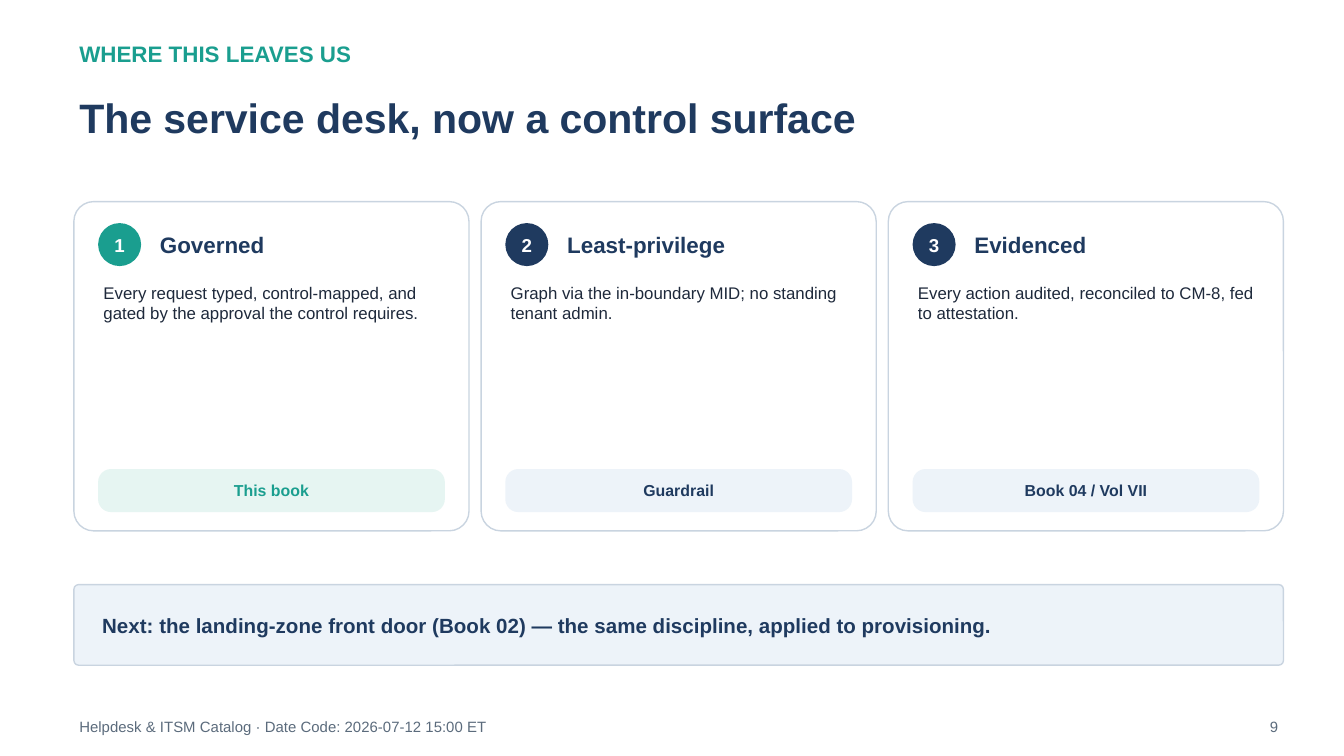
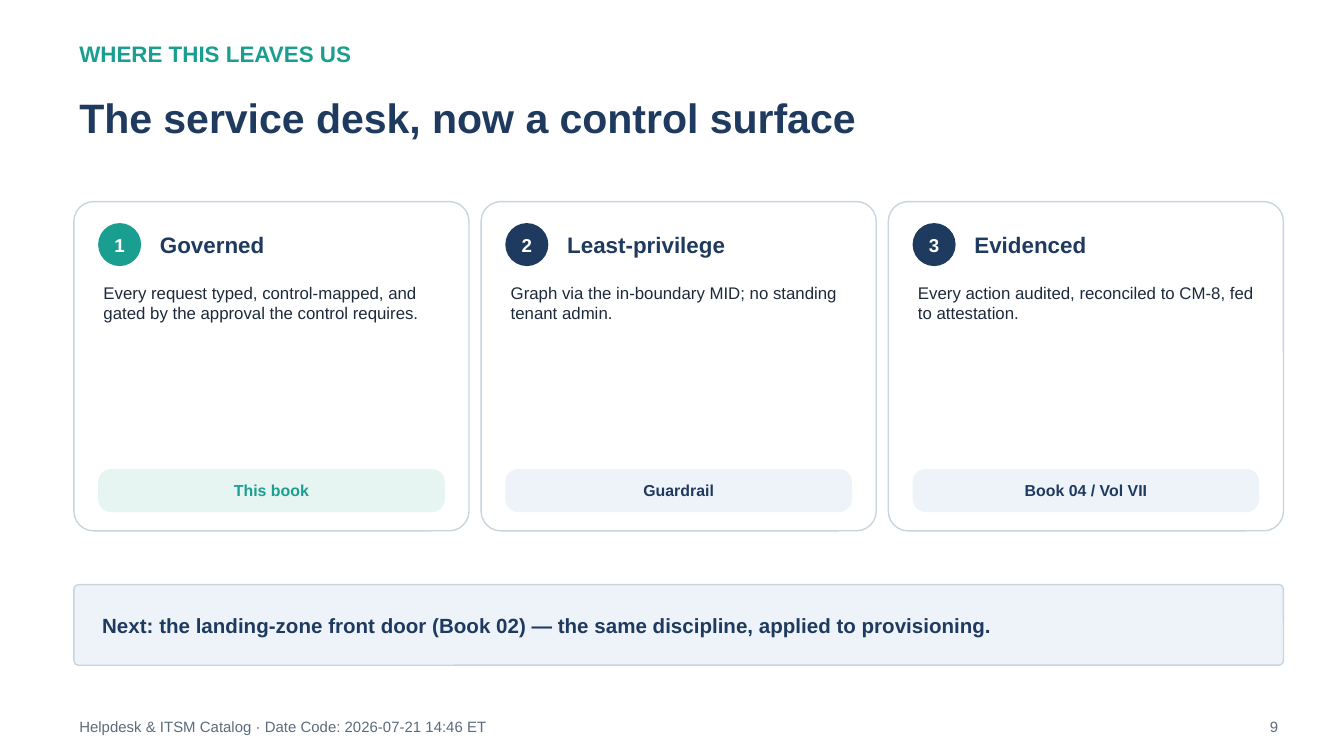
Before and after one commit to WhalerMike/uiao, a slide deck: slide 9 of docs/customer-documents/orgcomp-series/Vol_IX_Book_01_OrgComp_Helpdesk_ITSM_Catalog.pptx. Drawn at 1344x756 pixels with LibreOffice and Linux fonts; fonts in the diff are those of the drawing. Boxes give left, top, right and bottom in pixels: in the first picture for what was removed or moved away, otherwise in the second. Text is boxed around its words. In the diff, an @@ line names an element or a change of style, - is before the commit and + after.

```diff
--- a/docs/customer-documents/orgcomp-series/Vol_IX_Book_01_OrgComp_Helpdesk_ITSM_Catalog.pptx
+++ b/docs/customer-documents/orgcomp-series/Vol_IX_Book_01_OrgComp_Helpdesk_ITSM_Catalog.pptx
@@ text at bbox=[79, 721, 486, 735]: text changed @@
-Helpdesk & ITSM Catalog · Date Code: 2026-07-12 15:00 ET
+Helpdesk & ITSM Catalog · Date Code: 2026-07-21 14:46 ET
```
Also in this commit, not shown: 8 other slides changed, 9 other files.
